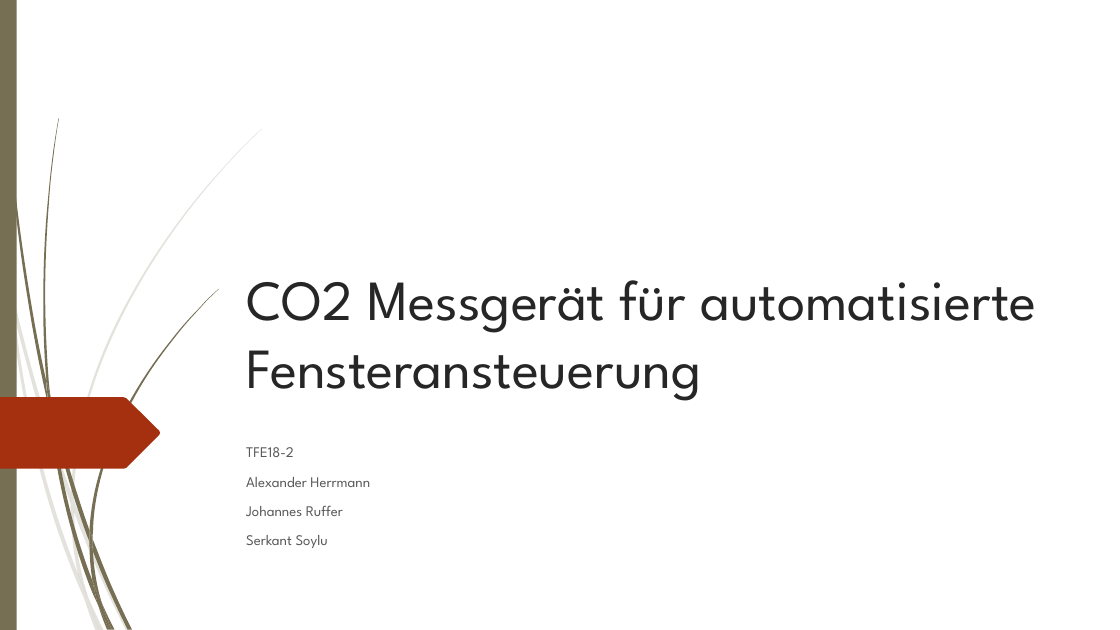
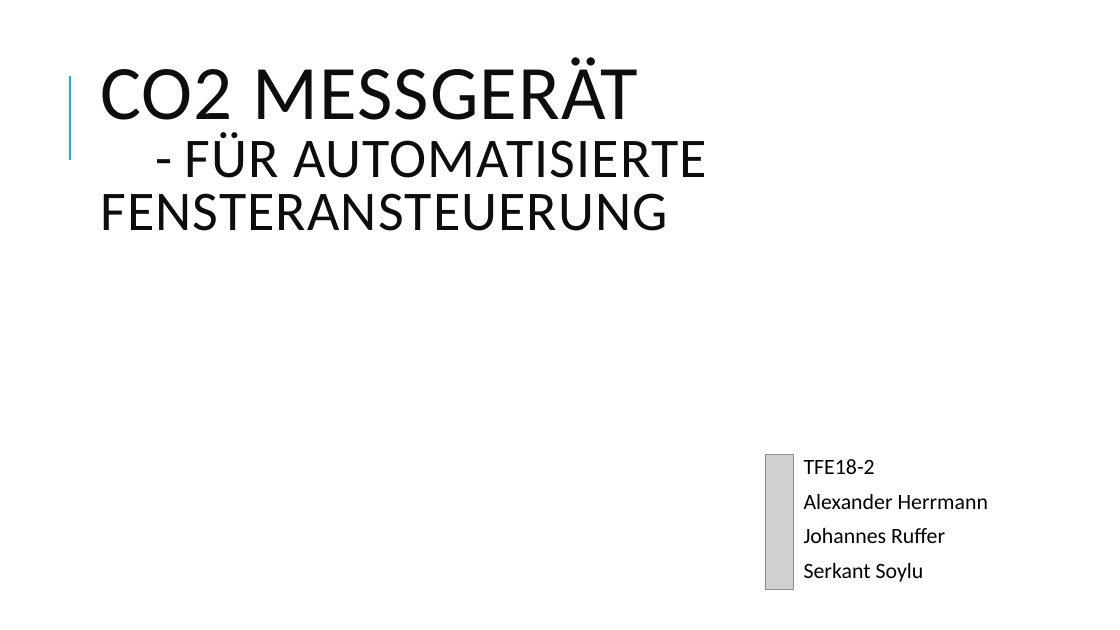
Before and after one commit to johannesdhbw/MC_Projekt, a slide deck: slide 1 of Präsentation/Microcomputertechnik.pptx. Drawn at 1120x630 pixels with LibreOffice and Linux fonts; fonts in the diff are those of the drawing; grey boxes stand for pictures. Boxes give left, top, right and bottom in pixels: in the first picture for what was removed or moved away, otherwise in the second. Text is boxed around its words. In the diff, an @@ line names an element or a change of style, - is before the commit and + after.

```diff
--- a/Präsentation/Microcomputertechnik.pptx
+++ b/Präsentation/Microcomputertechnik.pptx
@@ rectangle removed at (0,0,17,630) @@
@@ title "CO2 MESSGERÄT - FÜR AUTOMATISIERTE ..." at (100,57,707,231): vertical alignment bottom to middle @@
@@ title at (100,57,707,231): text changed; size 48.6 to 48 pt; font League Spartan to Calibri; text colour #262626 to #0D0D0D @@
-CO2 Messgerät für automatisierte Fensteransteuerung
+CO2 MESSGERÄT
+- FÜR AUTOMATISIERTE FENSTERANSTEUERUNG
@@ line added from (70, 160) to (70, 76), #1CADE4 1.5 pt @@
@@ freeform shape removed at (0,397,160,469) @@
@@ picture added at (765,455,794,589) @@
@@ text "TFE18-2": place and size @@
-text "TFE18-2" at (246,447,370,548)
+text "TFE18-2" at (804,459,988,582)
@@ text "TFE18-2" at (804,459,988,582): size 12.6 to 18.7 pt, font League Spartan to Calibri, text colour #595959 to #000000; bullet none to  ; line spacing 1 to 0.7; more space between paragraphs @@
@@ group removed at (0,129,262,630): 10 freeform shapes @@
@@ group removed at (3,0,218,630): 12 freeform shapes @@
```
Also in this commit, not shown: 10 other slides changed, 1 slide added, 4 other files.
